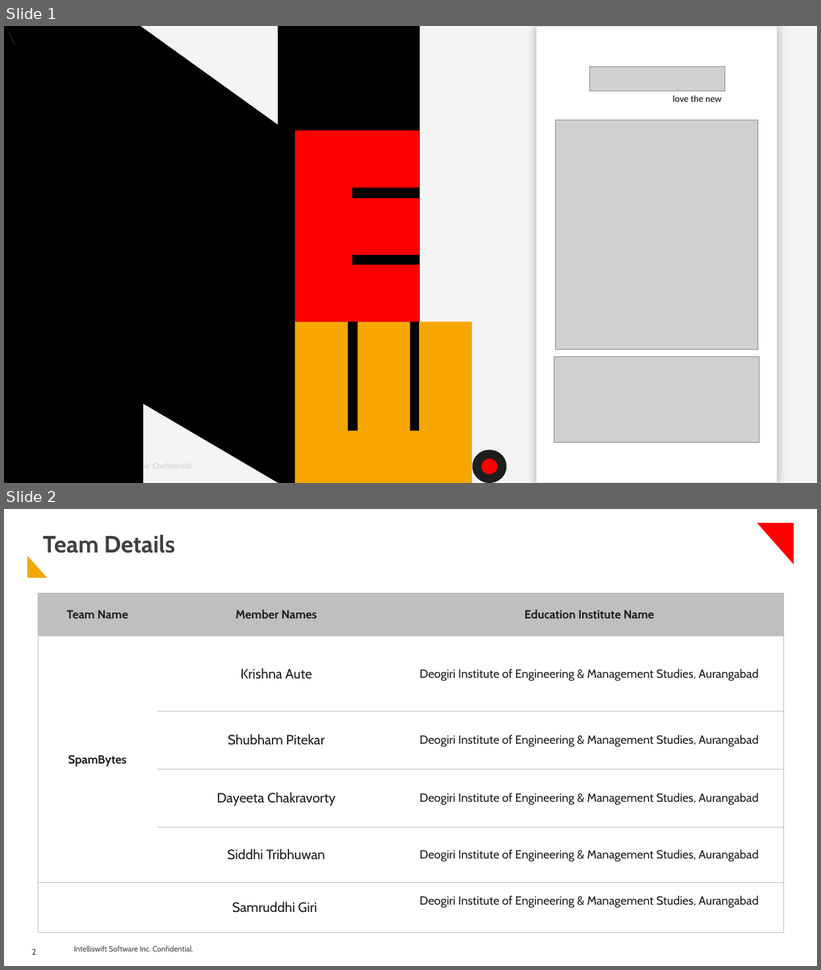
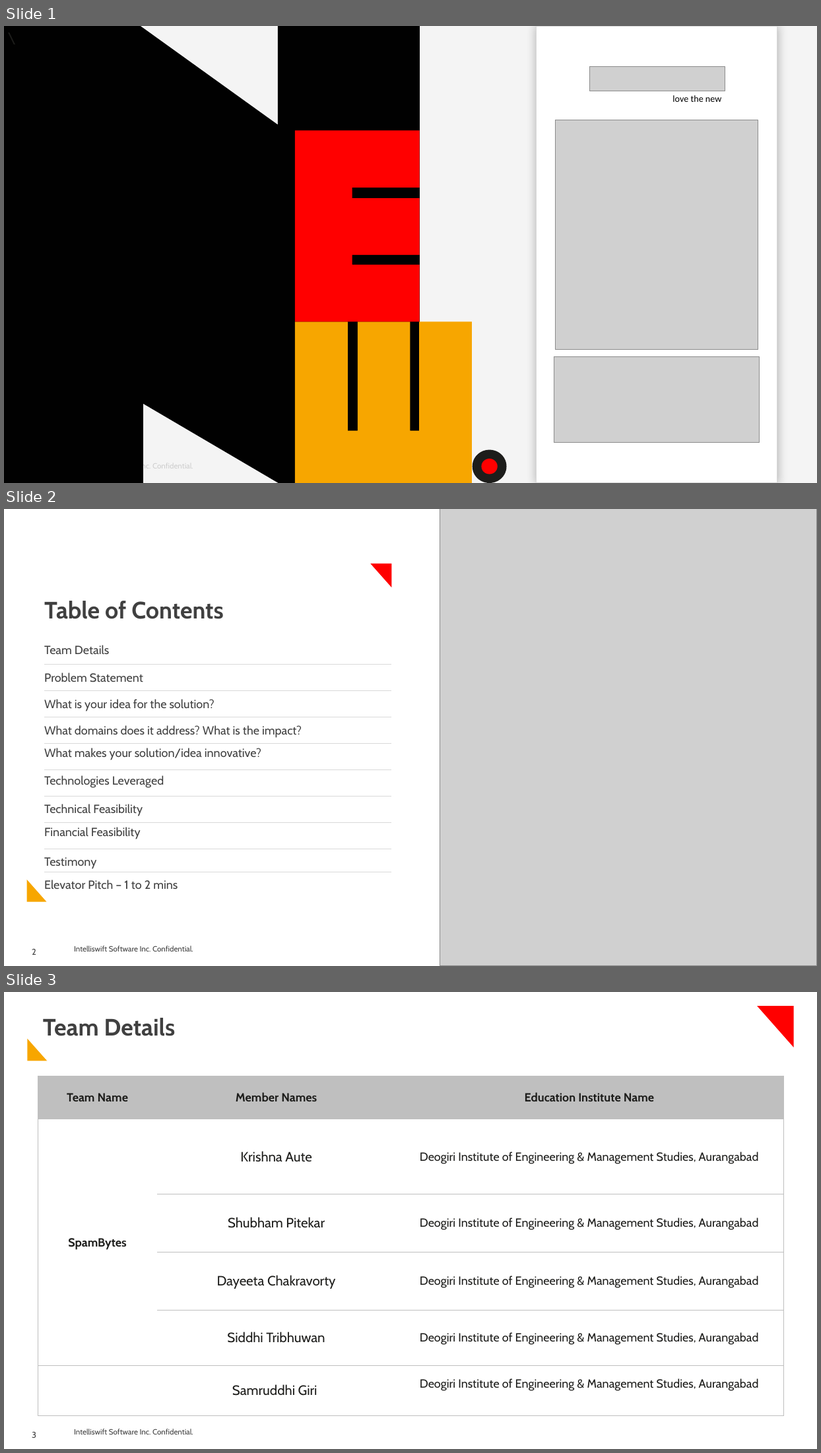
Before and after one commit to shuence/ELocate, a slide deck: I-nnovate_Hackathon Spam Byte Submission.pptx. Shown one above the other, each under a label of ours: slides 1 and 2 before the commit, slides 1, 2 and 3 after it. The pictures are 821x970 and 821x1453 pixels, drawn with LibreOffice and Linux fonts; fonts in the diff are those of the drawing; grey boxes stand for pictures; background and template pictures are left out. Boxes give left, top, right and bottom in pixels: in the first picture for what was removed or moved away, otherwise in the second. Text is boxed around its words. In the diff, an @@ line names an element or a change of style, - is before the commit and + after.

Commit message:
Added Link of Prototype in  PPT

```diff
--- a/I-nnovate_Hackathon Spam Byte Submission.pptx
+++ b/I-nnovate_Hackathon Spam Byte Submission.pptx
@@ slide 2 added at [4, 509, 817, 966], background #FFFFFF; not listed: 2 template elements that a slide beside it also shows @@
@@ picture added at [440, 509, 817, 966] @@
@@ freeform shape added at [372, 564, 391, 586], fill #FF0000, outline #FF0000 1 pt @@
@@ title added at [44, 601, 223, 619], 28 pt, text #404040, bold @@
+Table of Contents
@@ text added at [44, 645, 109, 654], 14 pt, text #404040 @@
+Team Details
@@ line added from (44, 665) to (391, 665), #D9D9D9 0.5 pt @@
@@ text added at [44, 673, 143, 683], 14 pt, text #404040 @@
+Problem Statement
@@ text added at [44, 699, 215, 712], 14 pt, text #404040 @@
+What is your idea for the solution?
@@ line added from (44, 691) to (391, 691), #D9D9D9 0.5 pt @@
@@ text added at [44, 725, 302, 738], 14 pt, text #404040 @@
+What domains does it address? What is the impact?
@@ line added from (44, 718) to (391, 718), #D9D9D9 0.5 pt @@
@@ line added from (44, 744) to (391, 744), #D9D9D9 0.5 pt @@
@@ text added at [44, 748, 261, 760], 14 pt, text #404040 @@
+What makes your solution/idea innovative?
@@ line added from (44, 770) to (391, 770), #D9D9D9 0.5 pt @@
@@ text added at [44, 776, 164, 788], 14 pt, text #404040 @@
+Technologies Leveraged
@@ line added from (44, 796) to (391, 796), #D9D9D9 0.5 pt @@
@@ text added at [44, 804, 143, 817], 14 pt, text #404040 @@
+Technical Feasibility
@@ line added from (44, 823) to (391, 823), #D9D9D9 0.5 pt @@
@@ text added at [44, 827, 141, 840], 14 pt, text #404040 @@
+Financial Feasibility
@@ line added from (44, 850) to (391, 850), #D9D9D9 0.5 pt @@
@@ text added at [44, 857, 96, 869], 14 pt, text #404040 @@
+Testimony
@@ freeform shape added at [26, 880, 46, 902], fill #F7A600 @@
@@ text added at [44, 880, 178, 889], 14 pt, text #404040 @@
+Elevator Pitch – 1 to 2 mins
@@ line added from (44, 873) to (391, 873), #D9D9D9 0.5 pt @@
@@ what was slide 2 is now slide 3 @@
@@ page number at [32, 1432, 36, 1438]: text changed @@
-2
+3
```
